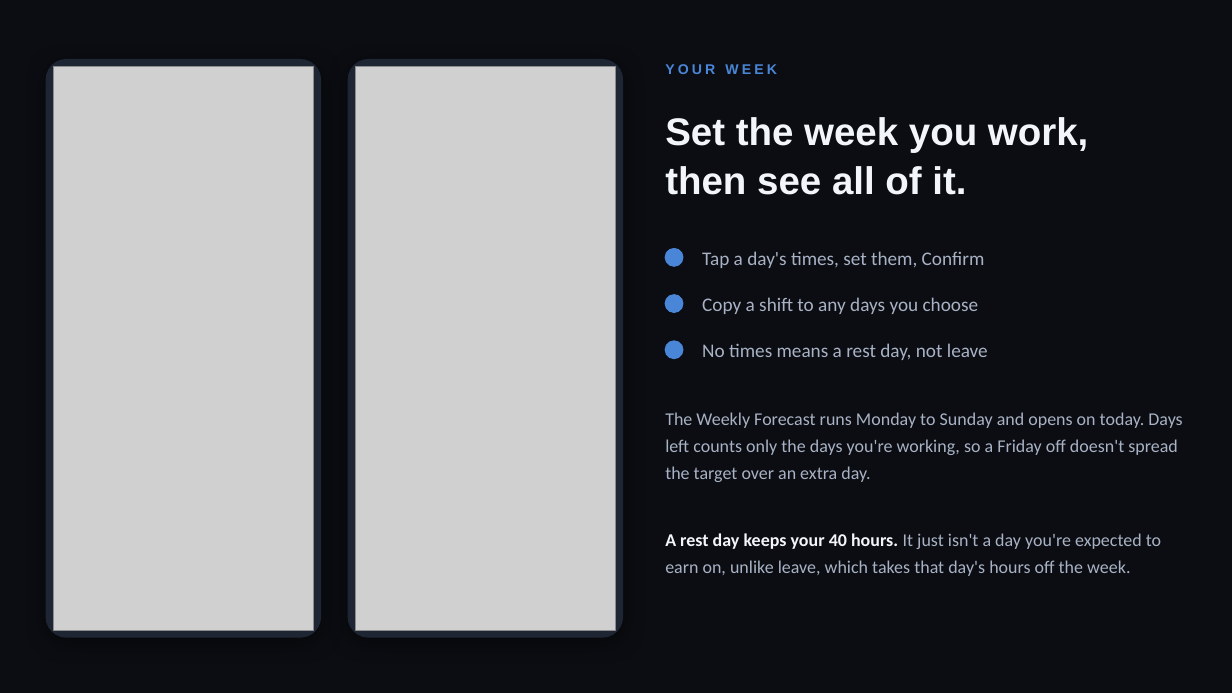
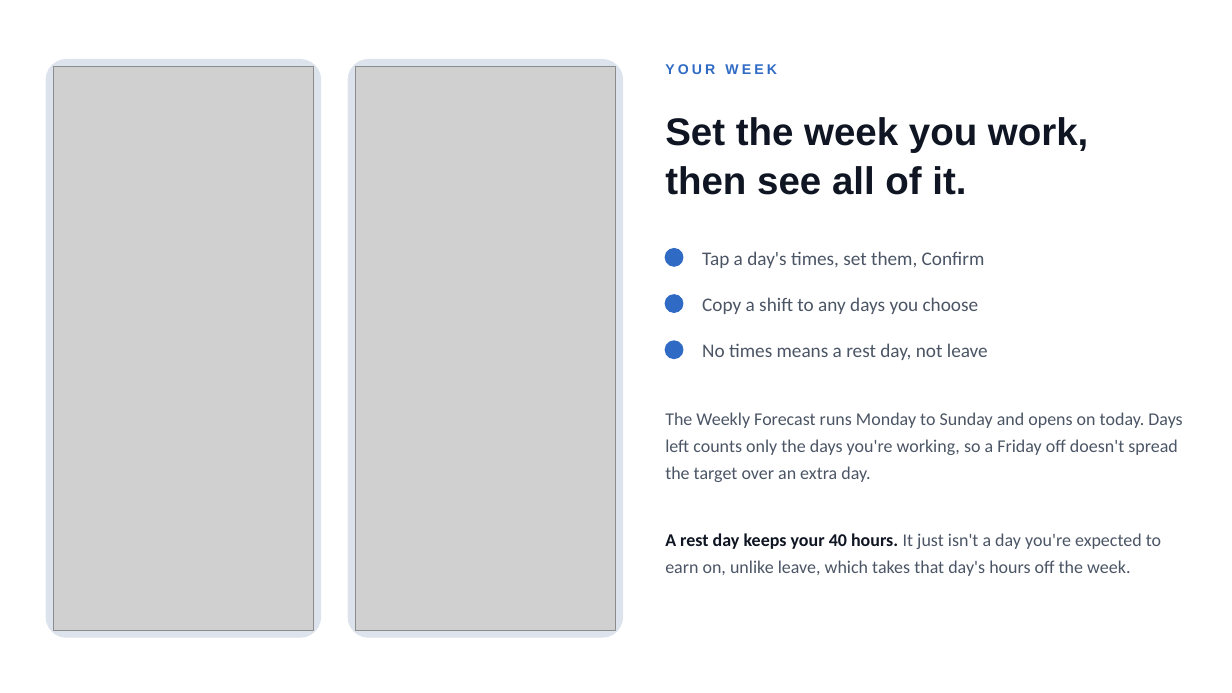
Before and after one commit to belacorg/CTAPTracker, a slide deck: slide 5 of docs/presentation/CTAP-Tracker.pptx. Drawn at 1232x693 pixels with LibreOffice and Linux fonts; fonts in the diff are those of the drawing; grey boxes stand for pictures. Boxes give left, top, right and bottom in pixels: in the first picture for what was removed or moved away, otherwise in the second. Text is boxed around its words. In the diff, an @@ line names an element or a change of style, - is before the commit and + after.

```diff
--- a/docs/presentation/CTAP-Tracker.pptx
+++ b/docs/presentation/CTAP-Tracker.pptx
@@ background #0B0D12 to #FFFFFF @@
@@ text "YOUR WEEK" at box(665, 64, 777, 74): text colour #4A86D8 to #2F6BC4 @@
@@ rounded rectangle at box(46, 60, 321, 638): fill #1E2533 to #DDE3EC; outline #1E2533 1 pt to #DDE3EC 1 pt; shadow off @@
@@ rounded rectangle at box(348, 60, 623, 638): fill #1E2533 to #DDE3EC; outline #1E2533 1 pt to #DDE3EC 1 pt; shadow off @@
@@ text "Set the week you work," at box(665, 117, 1088, 195): text colour #F2F5FA to #0F1522 @@
@@ fill #4A86D8 to #2F6BC4; outline #4A86D8 1 pt to #2F6BC4 1 pt in 3 elements at box(665, 249, 683, 266), box(665, 295, 683, 312), box(665, 341, 683, 359) @@
@@ text colour #A8B2C4 to #4B5565 in 4 elements at box(702, 251, 985, 268), box(702, 297, 979, 314), box(702, 343, 988, 360), box(665, 412, 1182, 482) @@
@@ text "A rest day keeps your ..." at box(665, 533, 1161, 576): text colour #F2F5FA to #0F1522 in "A rest day keeps your 40 hours."; text colour #A8B2C4 to #4B5565 in "It just isn't a day you're expected ..." @@
```
Also in this commit, not shown: 10 other slides changed.
